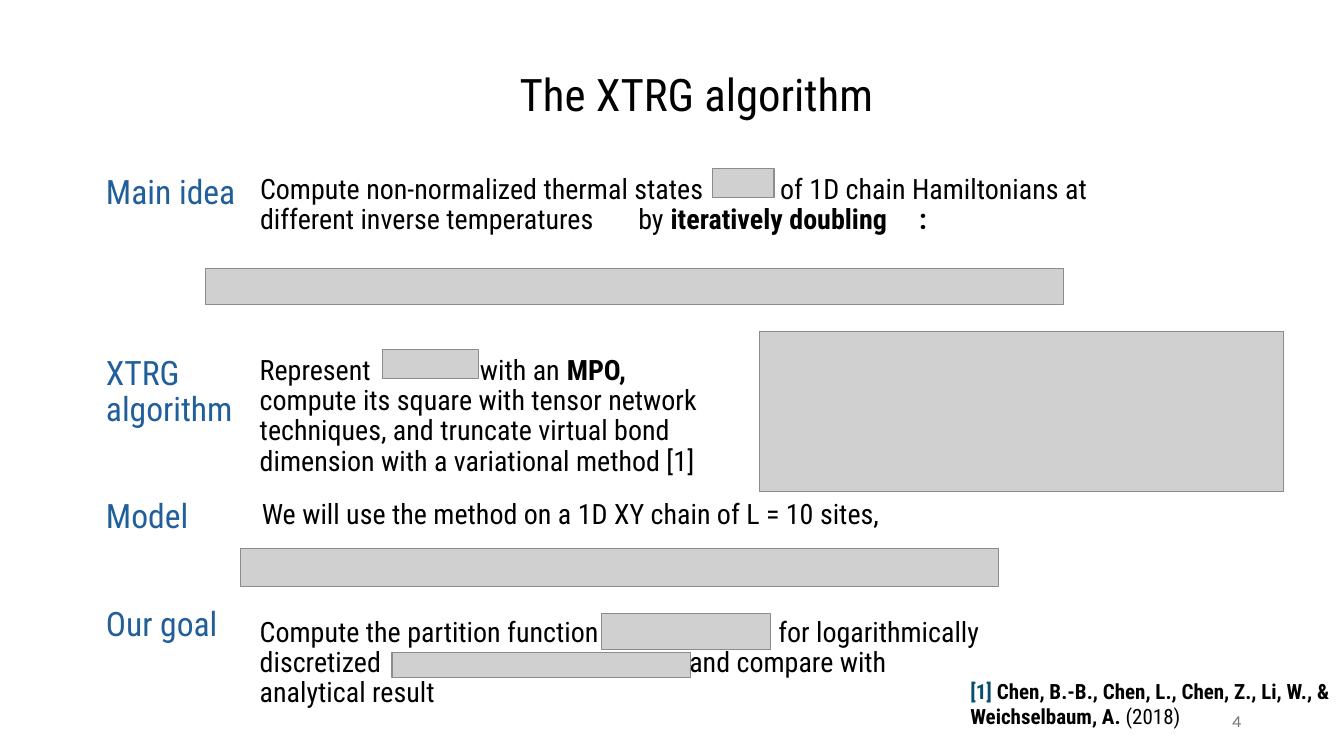
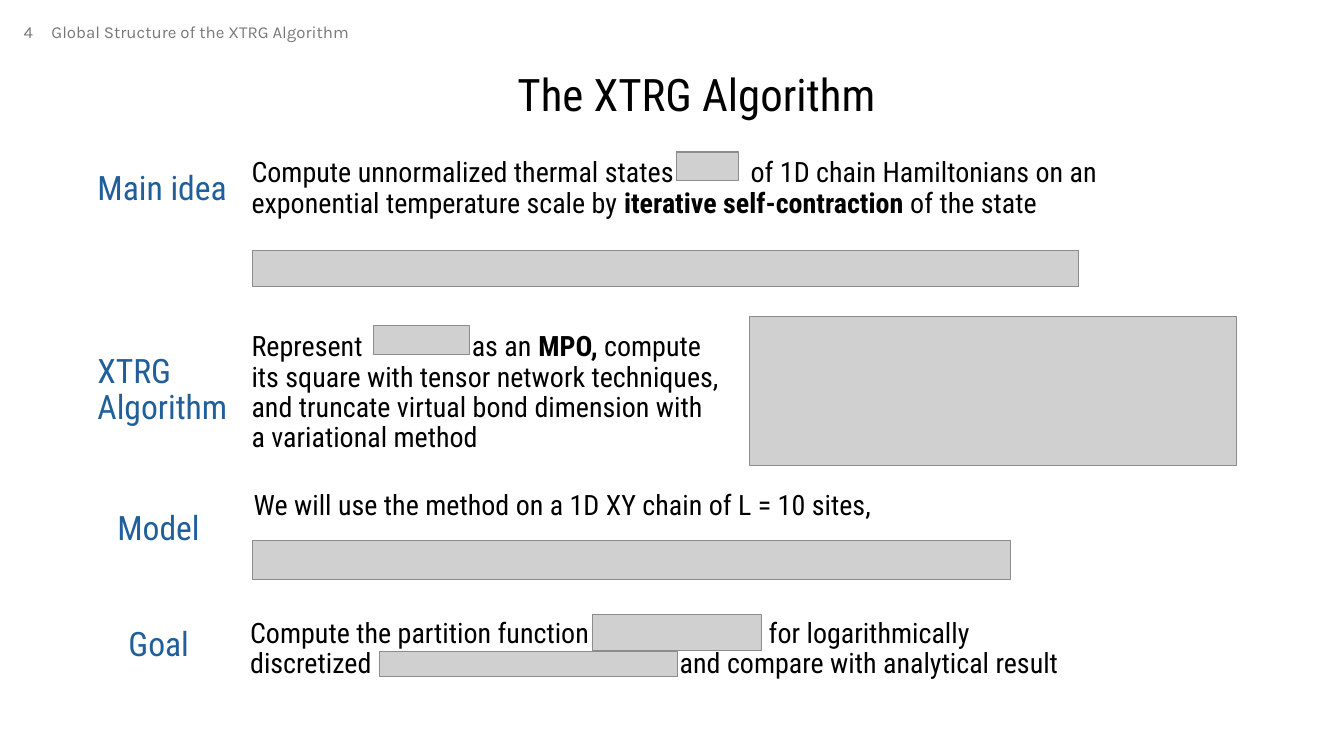
Before and after one commit to MrHighsenberg/XTRG-Algorithm, a slide deck: slide 4 of presentation/Term_Project_XTRG_Presentation.pptx. Drawn at 1344x756 pixels with LibreOffice and Linux fonts; fonts in the diff are those of the drawing; grey boxes stand for pictures; background and template pictures are left out. Boxes give left, top, right and bottom in pixels: in the first picture for what was removed or moved away, otherwise in the second. Text is boxed around its words. In the diff, an @@ line names an element or a change of style, - is before the commit and + after.

```diff
--- a/presentation/Term_Project_XTRG_Presentation.pptx
+++ b/presentation/Term_Project_XTRG_Presentation.pptx
@@ page number moved from (x1=1232, y1=716, x2=1241, y2=727) to (x1=24, y1=27, x2=33, y2=38) @@
@@ text added at (x1=51, y1=26, x2=349, y2=42), 12 pt, text #797979 @@
+Global Structure of the XTRG Algorithm
@@ text at (x1=517, y1=77, x2=875, y2=121): text changed @@
-The XTRG algorithm
+The XTRG Algorithm
@@ text "Main idea" moved from (x1=106, y1=178, x2=235, y2=205) to (x1=97, y1=174, x2=227, y2=201) @@
@@ text at (x1=252, y1=160, x2=1097, y2=219): text changed @@
-Compute non-normalized thermal states of 1D chain Hamiltonians at different inverse temperatures by iteratively doubling :
+Compute unnormalized thermal states of 1D chain Hamiltonians on an exponential temperature scale by iterative self-contraction of the state
@@ picture moved from (x1=713, y1=168, x2=774, y2=198) to (x1=678, y1=152, x2=739, y2=181) @@
@@ picture removed at (x1=206, y1=268, x2=1065, y2=303) @@
@@ picture added at (x1=253, y1=251, x2=1079, y2=286) @@
@@ picture moved from (x1=382, y1=350, x2=478, y2=379) to (x1=374, y1=326, x2=470, y2=355) @@
@@ picture resized from (x1=760, y1=332, x2=1285, y2=492) to (x1=749, y1=317, x2=1237, y2=466) @@
@@ text at (x1=97, y1=358, x2=227, y2=426): text changed @@
-XTRG algorithm
+XTRG Algorithm
@@ text at (x1=252, y1=335, x2=719, y2=448): text changed @@
-Represent with an MPO, compute its square with tensor network techniques, and truncate virtual bond dimension with a variational method [1]
+Represent as an MPO, compute its square with tensor network techniques, and truncate virtual bond dimension with a variational method
@@ text "Model" moved from (x1=106, y1=502, x2=188, y2=529) to (x1=117, y1=514, x2=199, y2=541) @@
@@ text "We will use the method ..." moved from (x1=262, y1=502, x2=879, y2=528) to (x1=254, y1=493, x2=871, y2=519) @@
@@ picture moved from (x1=240, y1=548, x2=998, y2=587) to (x1=253, y1=540, x2=1011, y2=579) @@
@@ text "Compute the partition function for ..." rewrapped from (x1=260, y1=620, x2=979, y2=678) to (x1=250, y1=621, x2=1058, y2=679) @@
@@ picture moved from (x1=602, y1=614, x2=771, y2=649) to (x1=593, y1=615, x2=762, y2=650) @@
@@ text at (x1=128, y1=630, x2=188, y2=657): text changed @@
-Our goal
+Goal
@@ picture moved from (x1=392, y1=652, x2=691, y2=678) to (x1=379, y1=652, x2=678, y2=678) @@
@@ text removed at (x1=970, y1=681, x2=1312, y2=729) @@
-[1] Chen, B.-B., Chen, L., Chen, Z., Li, W., & Weichselbaum, A. (2018)
```
Also in this commit, not shown: 12 other slides changed, 1 slide added, 3 slides removed, 11 other files.
